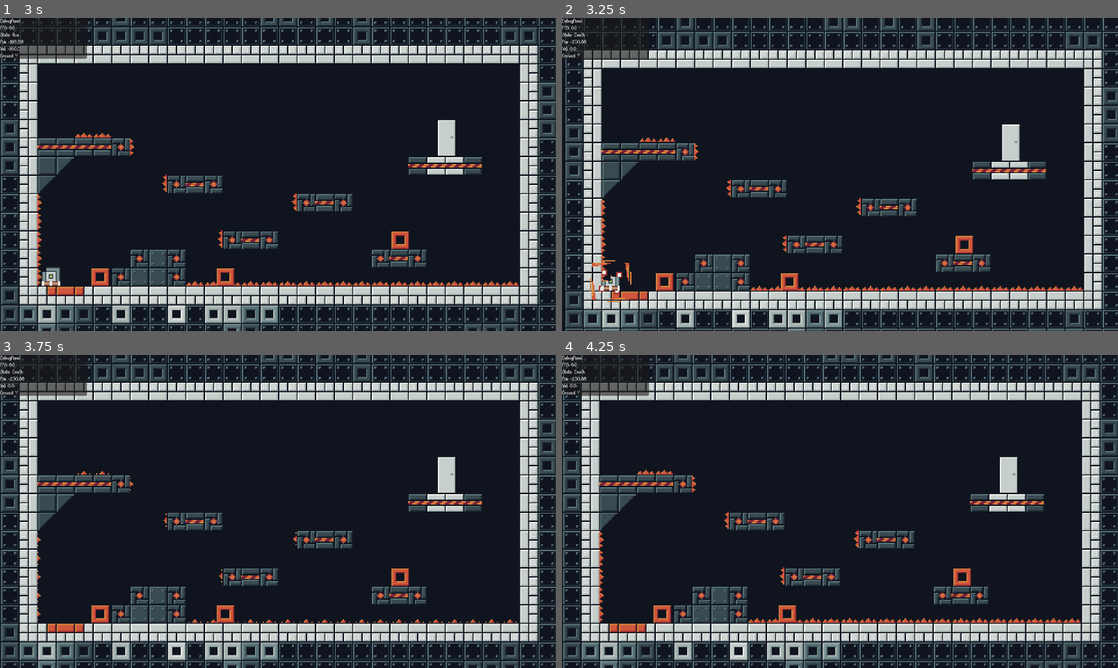
Above: before the commit, frames 1-4 (two rows, left to right).
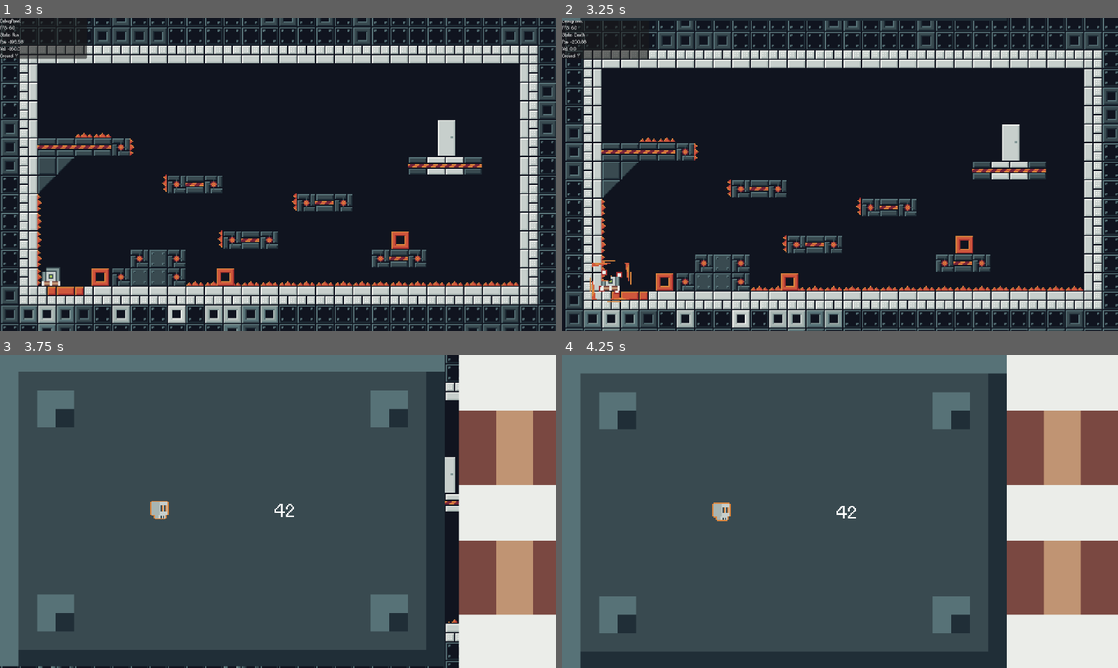
Above: after the commit, the same moments.

Repository: LeZellus/pistonprecision
Game: Godot game, scene res://scenes/worlds/MainScene.tscn
Same seed, same stepped clock (60 frames per second), same inputs: the game is played once before the commit and once after it.
Inputs:
- Up to frame 1 (3 s): click "Play" at 0.5 s; tap Enter (ui_accept) at 1.25 s; hold D (move_right) 1.28-2.78 s; tap Space (jump) at 1.52, 2.27 s; hold A (move_left) from 2.78 s (still down)
- Up to frame 2 (3.25 s): keep holding A (move_left)
- Up to frame 3 (3.75 s): release A (move_left) at 3.53 s; hold D (move_right) from 3.53 s (still down)
- Up to frame 4 (4.25 s): keep holding D (move_right); tap Space (jump) at 3.77 s

Frame 1 is identical in both runs. In frame 2, 0.6% of the frame differs, in the area x 0-80%, y 0-1%; in frame 3, 92%; in frame 4, 95%, in the area x 0-100%, y 0-100%.
Error before the commit: Invalid assignment of property or key 'visible' with value of type 'bool' on a base object of type 'null instance'. (res://scripts/managers/DeathTransitionMana…

Commit message:
transition death

Diff:
--- a/scenes/ui/DeathTransitionManager.tscn
+++ b/scenes/ui/DeathTransitionManager.tscn
@@ -1,29 +1,45 @@
-[gd_scene load_steps=3 format=3 uid="uid://dh0kjdyx1rdxi"]
+[gd_scene load_steps=4 format=3 uid="uid://dh0kjdyx1rdxi"]
 
 [ext_resource type="Texture2D" uid="uid://dinlvrewn057d" path="res://assets/sprites/transition/rock.png" id="1_uy727"]
 [ext_resource type="Texture2D" uid="uid://3qi11v6ifgy0" path="res://assets/sprites/transition/piston.png" id="2_n6i46"]
+[ext_resource type="Texture2D" uid="uid://de7nlyb8ylcsg" path="res://assets/sprites/ui/Icon_Tileset_16x16.png" id="2_wjg0y"]
 
 [node name="CanvasLayer" type="CanvasLayer"]
 
 [node name="RockSprite" type="Sprite2D" parent="."]
-visible = false
 texture = ExtResource("1_uy727")
 
-[node name="DeathCountLabel" type="Label" parent="RockSprite"]
+[node name="HBoxContainer" type="HBoxContainer" parent="RockSprite"]
+z_index = 1
 anchors_preset = 8
 anchor_left = 0.5
 anchor_top = 0.5
 anchor_right = 0.5
 anchor_bottom = 0.5
-offset_left = 766.5
-offset_top = 500.5
-offset_right = 1152.5
-offset_bottom = 578.5
+offset_left = -1018.0
+offset_top = -579.0
+offset_right = -518.0
+offset_bottom = -501.0
 grow_horizontal = 2
 grow_vertical = 2
+theme_override_constants/separation = 32
+
+[node name="TextureRect" type="TextureRect" parent="RockSprite/HBoxContainer"]
+custom_minimum_size = Vector2(64, 64)
+layout_mode = 2
+size_flags_horizontal = 2
+size_flags_vertical = 4
+texture = ExtResource("2_wjg0y")
+expand_mode = 1
+stretch_mode = 2
+
+[node name="DeathCountLabel" type="Label" parent="RockSprite/HBoxContainer"]
+layout_mode = 2
+size_flags_horizontal = 8
 theme_override_font_sizes/font_size = 64
 text = "DEATHS : 1876"
+horizontal_alignment = 2
+vertical_alignment = 1
 
 [node name="PistonSprite" type="Sprite2D" parent="."]
-visible = false
 texture = ExtResource("2_n6i46")
--- a/scripts/managers/DeathTransitionManager.gd
+++ b/scripts/managers/DeathTransitionManager.gd
@@ -1,9 +1,10 @@
-extends CanvasLayer
+extends Node
 
 # === RÉFÉRENCES AUX SPRITES ===
-@onready var rock_sprite: Sprite2D = $RockSprite
-@onready var piston_sprite: Sprite2D = $PistonSprite
-@onready var death_count_label: Label = $RockSprite/DeathCountLabel
+var rock_sprite: Sprite2D
+var piston_sprite: Sprite2D
+var death_count_label: Label
+var canvas_layer: CanvasLayer
 
 # === ANIMATION ===
 var tween: Tween
@@ -23,8 +24,19 @@
 
 func _ready():
 	name = "DeathTransitionManager"
-	layer = 100  # Au-dessus de tout
-	# Attendre que les @onready soient prêts
+	process_mode = Node.PROCESS_MODE_ALWAYS
+
+	# Charger et instancier la scène UI
+	var ui_scene = preload("res://scenes/ui/DeathTransitionManager.tscn")
+	canvas_layer = ui_scene.instantiate()
+	add_child(canvas_layer)
+
+	# Récupérer les références après ajout
+	rock_sprite = canvas_layer.get_node("RockSprite")
+	piston_sprite = canvas_layer.get_node("PistonSprite")
+	death_count_label = canvas_layer.get_node("RockSprite/HBoxContainer/DeathCountLabel")
+
+	# Initialiser
 	call_deferred("_init_sprites")
 
 func _init_sprites():
@@ -117,6 +129,11 @@
 		.set_ease(Tween.EASE_OUT)\
 		.set_trans(Tween.TRANS_BOUNCE)
 
+	fall_tween.tween_callback(func():
+		print("🎵 Son d'impact du rocher")
+		AudioManager.play_sfx("ui/transition/impact", 1.0)
+	)
+
 	# Retombée
 	fall_tween.tween_property(rock_sprite, "position:y", final_y, 0.1)\
 		.set_ease(Tween.EASE_IN)\
@@ -127,10 +144,7 @@
 	fall_tween.tween_property(rock_sprite, "position:y", final_y, 0.05)
 
 	# Son d'impact
-	fall_tween.tween_callback(func():
-		print("🎵 Son d'impact du rocher")
-		# AudioManager.play_sfx("objects/wall_impact", 0.8)
-	)
+
 
 	# === ANIMATION DU PISTON EN PARALLÈLE ===
 	# Démarrer le slide du piston après 0.3s de chute du rocher
@@ -171,11 +185,11 @@
 	var strike_tween = create_tween()
 
 	var head_start_x = piston_sprite.position.x
-	var recoil_distance = 80  # Distance de recul avant frappe
+	var recoil_distance = 100  # Distance de recul avant frappe
 	var strike_position = head_start_x - 40  # Position de frappe
 
 	# ÉTAPE 1: Recul pour prendre de l'élan (0.2s)
-	strike_tween.tween_property(piston_sprite, "position:x", head_start_x + recoil_distance, 0.2)\
+	strike_tween.tween_property(piston_sprite, "position:x", head_start_x + recoil_distance, 0.1)\
 		.set_ease(Tween.EASE_OUT)\
 		.set_trans(Tween.TRANS_BACK)
 
@@ -186,8 +200,7 @@
 
 	# Son de frappe + effets au moment de l'impact
 	strike_tween.tween_callback(func():
-		AudioManager.play_sfx("player/dash", 1.0)
-		_screen_shake()
+		AudioManager.play_sfx("ui/transition/impact", 1.0)
 		# Lancer l'animation du rocher après l'impact
 		_animate_rock_exit()
 	)
@@ -217,12 +230,6 @@
 		print("✅ Transition créative terminée")
 	)
 
-func _screen_shake():
-	"""Effet de shake lors de l'impact"""
-	var camera = get_viewport().get_camera_2d()
-	if camera and camera.has_method("shake"):
-		camera.shake(12.0, 0.4)
-
 func _hide_all_sprites():
 	"""Cache tous les sprites"""
 	rock_sprite.visible = false
Binary file changed: assets/sprites/transition/piston.png
Binary file changed: assets/sprites/transition/rock.png
Binary file added: assets/sprites/ui/Icon_Tileset_16x16.png
Not shown, added: assets/sprites/ui/Icon_Tileset_16x16.png.import
Not shown, added: audio/sfx/ui/transition/impact/impact_02.wav.import
Not shown, added: audio/sfx/ui/transition/impact/impact_02.wav
